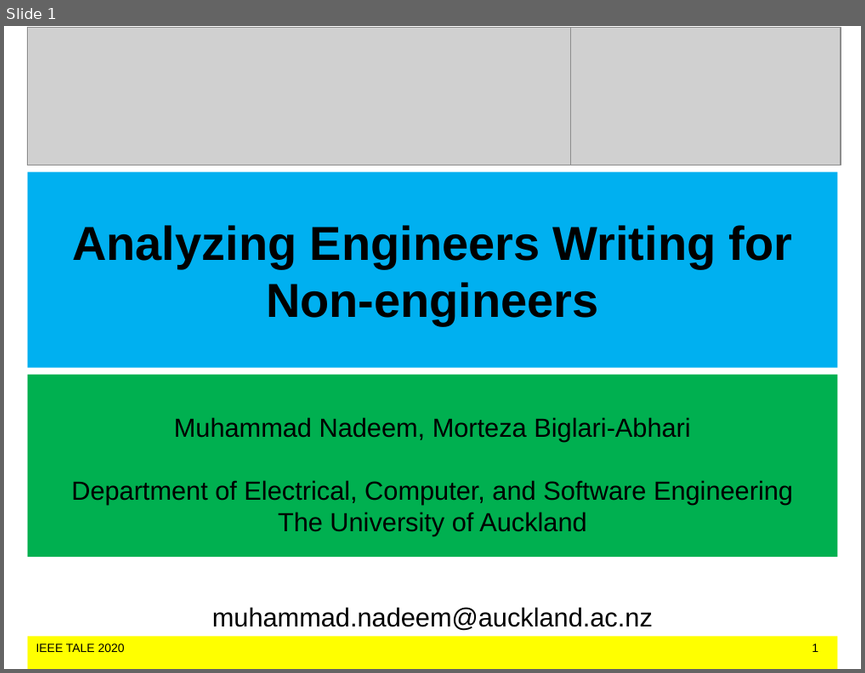
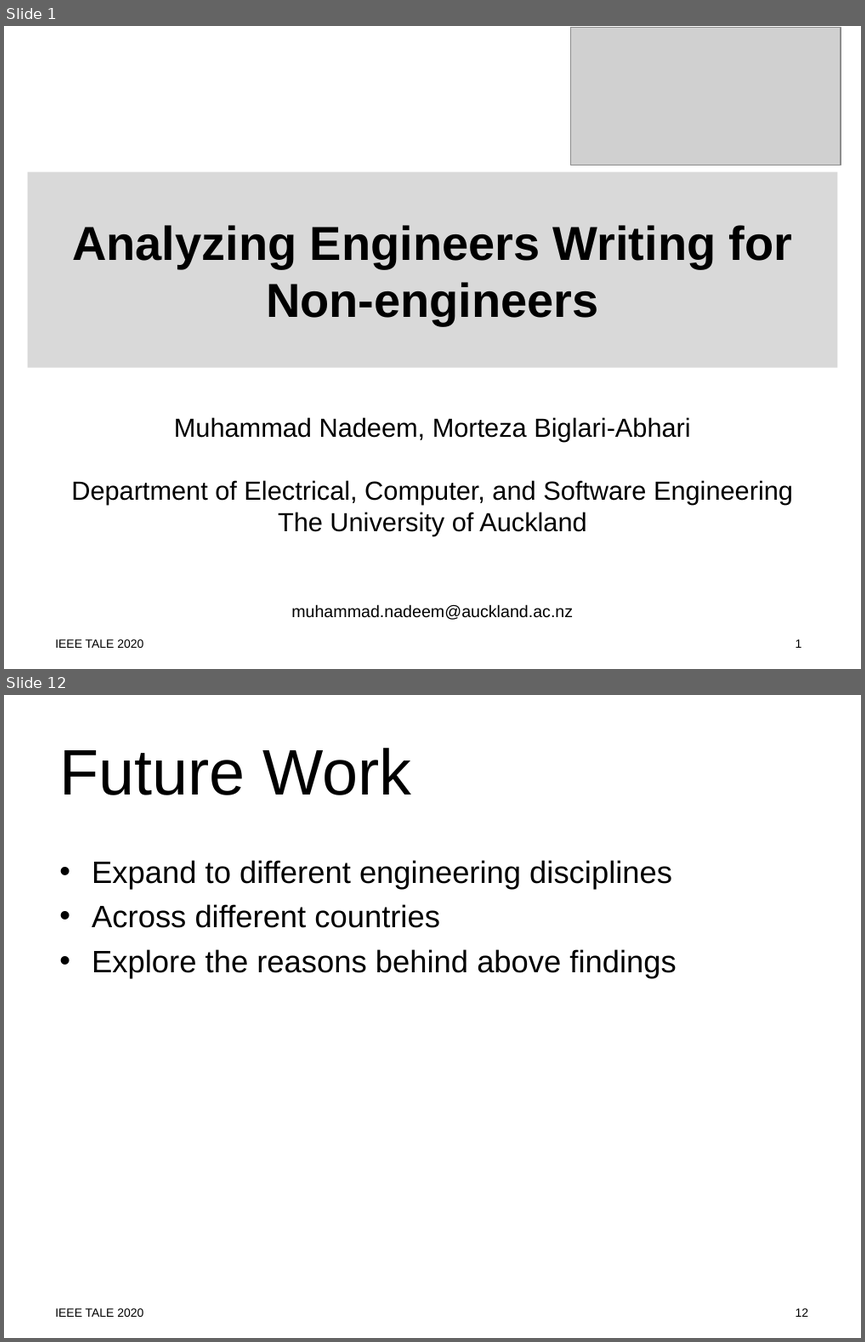
Before and after one commit to MuhammadNadeemAUM/Writing-Diet, a slide deck: Nadeem_IEEE TALE_259.ppt. Shown one above the other, each under a label of ours: slide 1 before the commit, slides 1 and 12 after it; the slides between them are not shown. The pictures are 865x673 and 865x1342 pixels, drawn with LibreOffice and Linux fonts; fonts in the diff are those of the drawing; grey boxes stand for pictures. Boxes give left, top, right and bottom in pixels: in the first picture for what was removed or moved away, otherwise in the second. Text is boxed around its words. In the diff, an @@ line names an element or a change of style, - is before the commit and + after.

```diff
--- a/Nadeem_IEEE TALE_259.ppt
+++ b/Nadeem_IEEE TALE_259.ppt
@@ slide 12 added at box(4, 695, 861, 1338), background #FFFFFF; not listed: 1 template element that a slide beside it also shows @@
@@ title added at box(59, 748, 412, 795), 54 pt, text #000000 @@
+Future Work
@@ text added at box(92, 860, 676, 979), 26 pt, text #000000 @@
+• Expand to different engineering disciplines
+• Across different countries
+• Explore the reasons behind above findings
@@ slide 1 changed as well @@
@@ picture removed at box(27, 28, 570, 165) @@
@@ title "Analyzing Engineers Writing for Non-engineers" at box(27, 171, 837, 367): fill #00B0F0 to #D9D9D9 @@
@@ subtitle "Muhammad Nadeem, Morteza Biglari-Abhari": place and size @@
-subtitle "Muhammad Nadeem, Morteza Biglari-Abhari" at box(27, 374, 837, 556)
+subtitle "Muhammad Nadeem, Morteza Biglari-Abhari" at box(71, 417, 793, 619)
@@ subtitle "Muhammad Nadeem, Morteza Biglari-Abhari" at box(71, 417, 793, 619): fill #00B050 to none @@
@@ subtitle at box(291, 604, 573, 619): size 22 to 14 pt in "muhammad.nadeem@auckland.ac.nz"; less space between paragraphs @@
@@ text: place and size @@
-text at box(27, 636, 837, 669)
+text at box(55, 639, 802, 647)
@@ text at box(55, 639, 802, 647): fill #FFFF00 to none @@
```
Also in this commit, not shown: 2 other slides changed, 10 other slides added, 8 slides removed, 5 other files.
